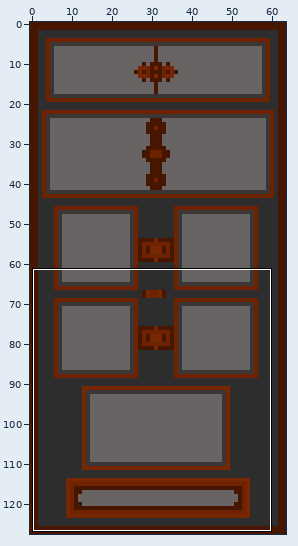
File history of a sprite sheet, core/assets/Inventory.png. Above, an overview of the earlier version with the close-up marked.
Close-up. Before the edit:
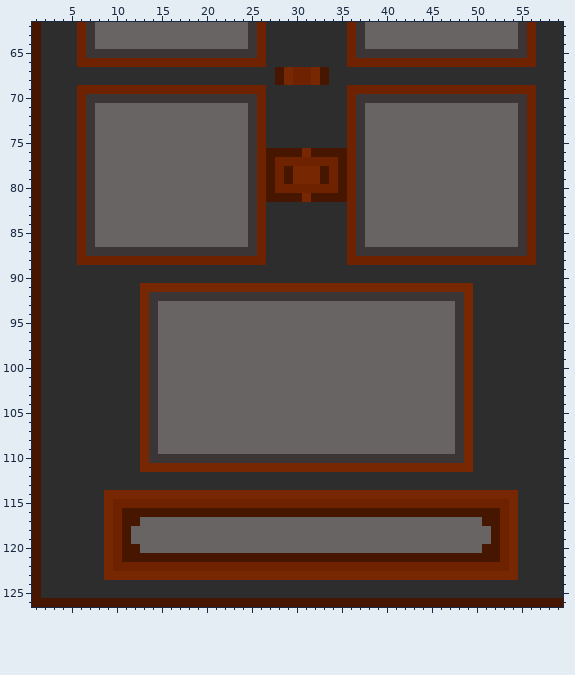
The file is 64x128 pixels. Shown: x 1..59, y 62..126.
After the commit:
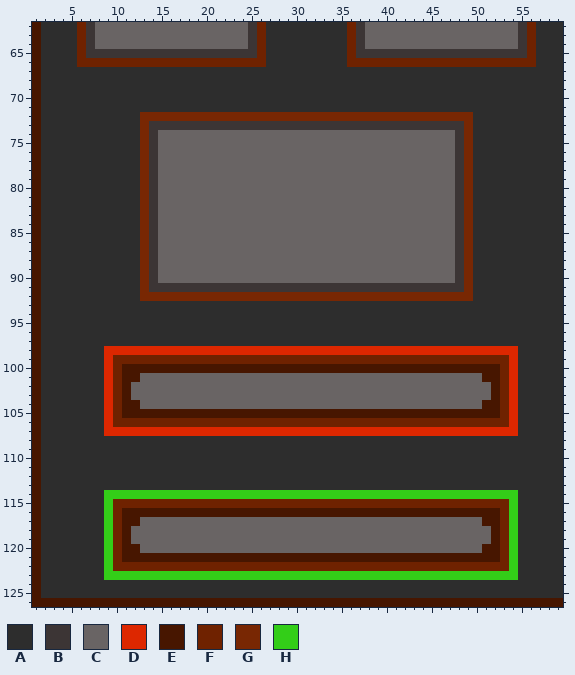
Palette (. is transparent): A #2d2d2d  B #3c3535  C #696464  D #dd2700  E #471600  F #6f2200  G #782703  H #33ce18
What changed:
y 67..68: x 28..33 EGFFGE -> AAAAAA
y 69: x 6..26 FFFFFFFFFFFFFFFFFFFFF -> AAAAAAAAAAAAAAAAAAAAA; x 36..56 FFFFFFFFFFFFFFFFFFFFF -> AAAAAAAAAAAAAAAAAAAAA
y 70: x 6..26 FBBBBBBBBBBBBBBBBBBBF -> AAAAAAAAAAAAAAAAAAAAA; x 36..56 FBBBBBBBBBBBBBBBBBBBF -> AAAAAAAAAAAAAAAAAAAAA
y 71: x 6..26 FBCCCCCCCCCCCCCCCCCBF -> AAAAAAAAAAAAAAAAAAAAA; x 36..56 FBCCCCCCCCCCCCCCCCCBF -> AAAAAAAAAAAAAAAAAAAAA
y 72: x 6..56 FBCCCCCCCCCCCCCCCCCBFAAAAAAAAAFBCCCCCCCCCCCCCCCCCBF -> AAAAAAAGGGGGGGGGGGGGGGGGGGGGGGGGGGGGGGGGGGGGAAAAAAA
y 73: x 6..24 FBCCCCCCCCCCCCCCCCC -> AAAAAAAGBBBBBBBBBBB; x 26..36 FAAAAAAAAAF -> BBBBBBBBBBB; x 38..56 CCCCCCCCCCCCCCCCCBF -> BBBBBBBBBBBGAAAAAAA
y 74..75: x 6..14 FBCCCCCCC -> AAAAAAAGB; x 25..37 BFAAAAAAAAAFB -> CCCCCCCCCCCCC; x 48..56 CCCCCCCBF -> BGAAAAAAA
y 76: x 6..14 FBCCCCCCC -> AAAAAAAGB; x 25..37 BFEEEEGEEEEFB -> CCCCCCCCCCCCC; x 48..56 CCCCCCCBF -> BGAAAAAAA
y 77: x 6..14 FBCCCCCCC -> AAAAAAAGB; x 25..37 BFEFFFFFFFEFB -> CCCCCCCCCCCCC; x 48..56 CCCCCCCBF -> BGAAAAAAA
y 78..79: x 6..14 FBCCCCCCC -> AAAAAAAGB; x 25..37 BFEFEGGGEFEFB -> CCCCCCCCCCCCC; x 48..56 CCCCCCCBF -> BGAAAAAAA
y 80: x 6..14 FBCCCCCCC -> AAAAAAAGB; x 25..37 BFEFFFFFFFEFB -> CCCCCCCCCCCCC; x 48..56 CCCCCCCBF -> BGAAAAAAA
y 81: x 6..14 FBCCCCCCC -> AAAAAAAGB; x 25..37 BFEEEEGEEEEFB -> CCCCCCCCCCCCC; x 48..56 CCCCCCCBF -> BGAAAAAAA
y 82..86: x 6..14 FBCCCCCCC -> AAAAAAAGB; x 25..37 BFAAAAAAAAAFB -> CCCCCCCCCCCCC; x 48..56 CCCCCCCBF -> BGAAAAAAA
y 87: x 6..13 FBBBBBBB -> AAAAAAAG; x 15..47 BBBBBBBBBBBFAAAAAAAAAFBBBBBBBBBBB -> CCCCCCCCCCCCCCCCCCCCCCCCCCCCCCCCC; x 49..56 BBBBBBBF -> GAAAAAAA
y 88: x 6..56 FFFFFFFFFFFFFFFFFFFFFAAAAAAAAAFFFFFFFFFFFFFFFFFFFFF -> AAAAAAAGBCCCCCCCCCCCCCCCCCCCCCCCCCCCCCCCCCBGAAAAAAA
y 89..90: x 13..49 AAAAAAAAAAAAAAAAAAAAAAAAAAAAAAAAAAAAA -> GBCCCCCCCCCCCCCCCCCCCCCCCCCCCCCCCCCBG
y 91: x 14..48 GGGGGGGGGGGGGGGGGGGGGGGGGGGGGGGGGGG -> BBBBBBBBBBBBBBBBBBBBBBBBBBBBBBBBBBB
y 92: x 14..48 BBBBBBBBBBBBBBBBBBBBBBBBBBBBBBBBBBB -> GGGGGGGGGGGGGGGGGGGGGGGGGGGGGGGGGGG
y 93..97: x 13..49 GBCCCCCCCCCCCCCCCCCCCCCCCCCCCCCCCCCBG -> AAAAAAAAAAAAAAAAAAAAAAAAAAAAAAAAAAAAA
y 98: x 9..54 AAAAGBCCCCCCCCCCCCCCCCCCCCCCCCCCCCCCCCCBGAAAAA -> DDDDDDDDDDDDDDDDDDDDDDDDDDDDDDDDDDDDDDDDDDDDDD
y 99: x 9..54 AAAAGBCCCCCCCCCCCCCCCCCCCCCCCCCCCCCCCCCBGAAAAA -> DFFFFFFFFFFFFFFFFFFFFFFFFFFFFFFFFFFFFFFFFFFFFD
y 100: x 9..54 AAAAGBCCCCCCCCCCCCCCCCCCCCCCCCCCCCCCCCCBGAAAAA -> DFEEEEEEEEEEEEEEEEEEEEEEEEEEEEEEEEEEEEEEEEEEFD
y 101: x 9..14 AAAAGB -> DFEECC; x 48..54 BGAAAAA -> CCCEEFD
y 102..103: x 9..14 AAAAGB -> DFECCC; x 48..54 BGAAAAA -> CCCCEFD
y 104: x 9..14 AAAAGB -> DFEECC; x 48..54 BGAAAAA -> CCCEEFD
y 105: x 9..54 AAAAGBCCCCCCCCCCCCCCCCCCCCCCCCCCCCCCCCCBGAAAAA -> DFEEEEEEEEEEEEEEEEEEEEEEEEEEEEEEEEEEEEEEEEEEFD
y 106: x 9..54 AAAAGBCCCCCCCCCCCCCCCCCCCCCCCCCCCCCCCCCBGAAAAA -> DFFFFFFFFFFFFFFFFFFFFFFFFFFFFFFFFFFFFFFFFFFFFD
y 107: x 9..54 AAAAGBCCCCCCCCCCCCCCCCCCCCCCCCCCCCCCCCCBGAAAAA -> DDDDDDDDDDDDDDDDDDDDDDDDDDDDDDDDDDDDDDDDDDDDDD
y 108..109: x 13..49 GBCCCCCCCCCCCCCCCCCCCCCCCCCCCCCCCCCBG -> AAAAAAAAAAAAAAAAAAAAAAAAAAAAAAAAAAAAA
y 110: x 13..49 GBBBBBBBBBBBBBBBBBBBBBBBBBBBBBBBBBBBG -> AAAAAAAAAAAAAAAAAAAAAAAAAAAAAAAAAAAAA
y 111: x 13..49 GGGGGGGGGGGGGGGGGGGGGGGGGGGGGGGGGGGGG -> AAAAAAAAAAAAAAAAAAAAAAAAAAAAAAAAAAAAA
y 114: x 9..54 GGGGGGGGGGGGGGGGGGGGGGGGGGGGGGGGGGGGGGGGGGGGGG -> HHHHHHHHHHHHHHHHHHHHHHHHHHHHHHHHHHHHHHHHHHHHHH
y 115..122: x 9 G -> H; x 54 G -> H
y 123: x 9..54 GGGGGGGGGGGGGGGGGGGGGGGGGGGGGGGGGGGGGGGGGGGGGG -> HHHHHHHHHHHHHHHHHHHHHHHHHHHHHHHHHHHHHHHHHHHHHH
